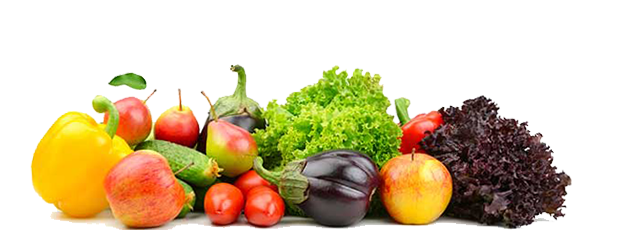
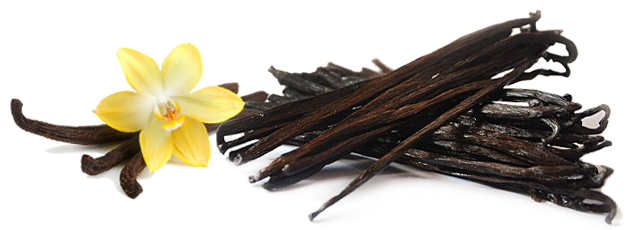
Layer changes from the first w=630, h=230 image to the second:
added layer "Calque 1" above "Calque 3" over bbox(216, 9, 623, 230)
added layer "Calque 3" above "Calque 0" over bbox(10, 41, 311, 201)
renamed "bg-down" to "Calque 0", hid it over bbox(30, 63, 572, 230)
